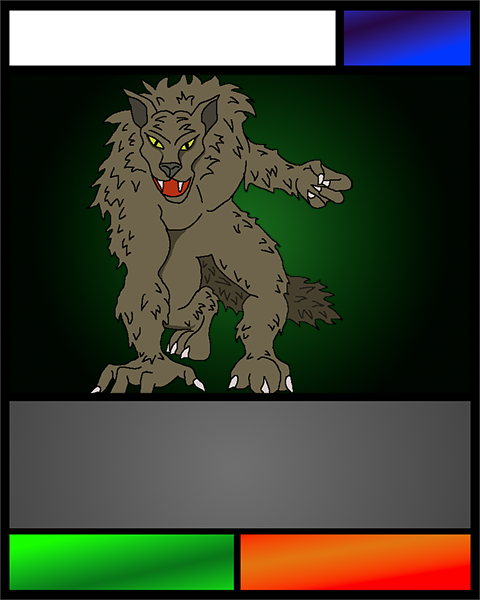
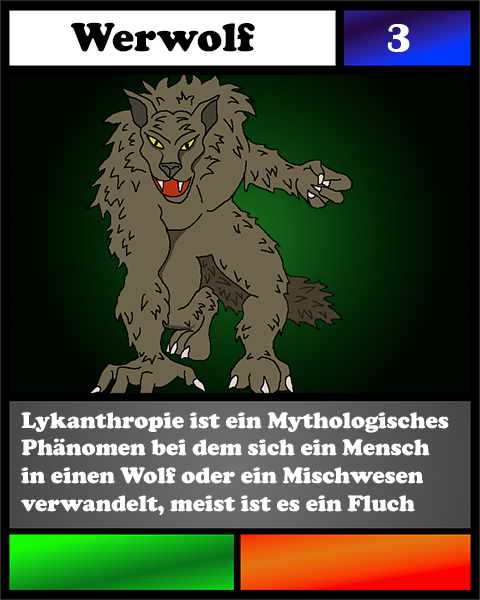
Two versions of the same layered image (480×600). Layer-by-layer changes:
added layer "Lykanthropie ist ein Mythologisches Phänomen bei dem sich ein M" above "3" over [21,412,449,515]
added layer "3" above "Wolpertinger" over [387,24,410,52]
added layer "Wolpertinger" above "Card" over [71,22,255,52]